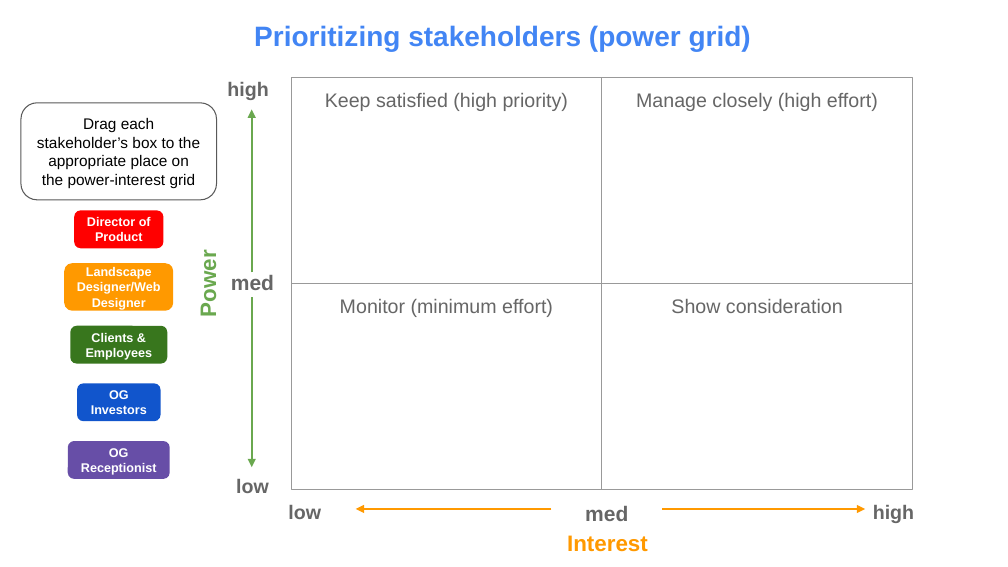
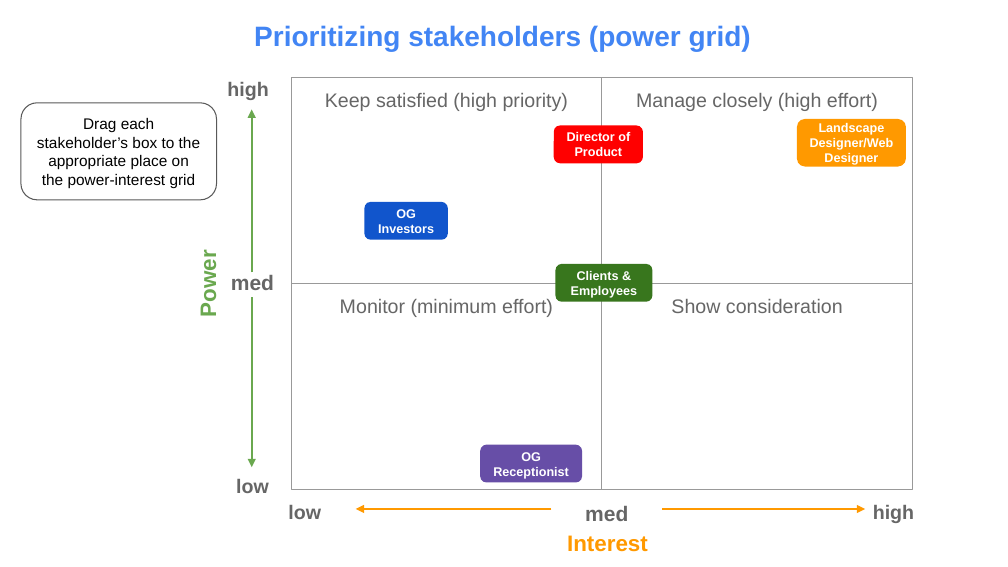
Before and after one commit to ClutchKick2207/Google-Career-Certificates, a slide deck: slide 2 of Google Project Management Certificate/Project Initiation - Starting a Successful Project/02 - Working effectively with stakeholders/Activity Resources/01 - Stakeholder analysis + power response.pptx. Drawn at 1008x567 pixels with LibreOffice and Linux fonts; fonts in the diff are those of the drawing. Boxes give left, top, right and bottom in pixels: in the first picture for what was removed or moved away, otherwise in the second. Text is boxed around its words. In the diff, an @@ line names an element or a change of style, - is before the commit and + after.

```diff
--- a/Google Project Management Certificate/Project Initiation - Starting a Successful Project/02 - Working effectively with stakeholders/Activity Resources/01 - Stakeholder analysis + power response.pptx
+++ b/Google Project Management Certificate/Project Initiation - Starting a Successful Project/02 - Working effectively with stakeholders/Activity Resources/01 - Stakeholder analysis + power response.pptx
@@ rounded rectangle "Landscape Designer/Web Designer": place and size @@
-rounded rectangle "Landscape Designer/Web Designer" at [65,263,173,310]
+rounded rectangle "Landscape Designer/Web Designer" at [797,119,906,166]
@@ rounded rectangle "Director of Product": place and size @@
-rounded rectangle "Director of Product" at [75,211,163,249]
+rounded rectangle "Director of Product" at [553,125,642,163]
@@ rounded rectangle "OG Investors": place and size @@
-rounded rectangle "OG Investors" at [77,383,160,421]
+rounded rectangle "OG Investors" at [365,202,449,240]
@@ rounded rectangle "Clients & Employees": place and size @@
-rounded rectangle "Clients & Employees" at [71,326,167,364]
+rounded rectangle "Clients & Employees" at [555,264,652,302]
@@ rounded rectangle "OG Receptionist": place and size @@
-rounded rectangle "OG Receptionist" at [68,442,169,480]
+rounded rectangle "OG Receptionist" at [480,445,582,483]
```
Also in this commit, not shown: 1 other slide changed, 1 other file.
